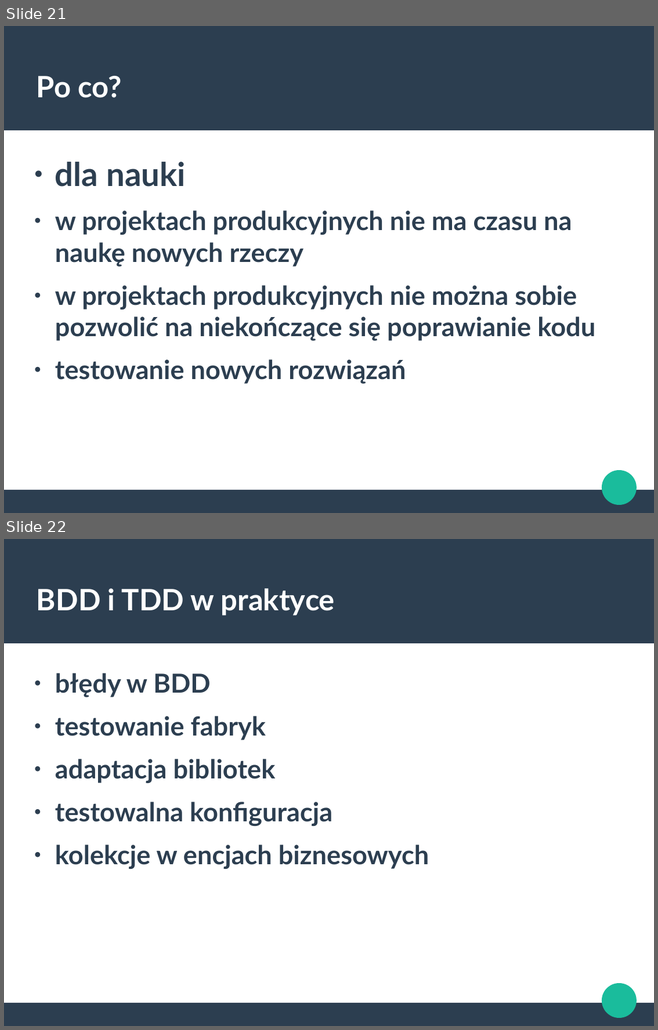
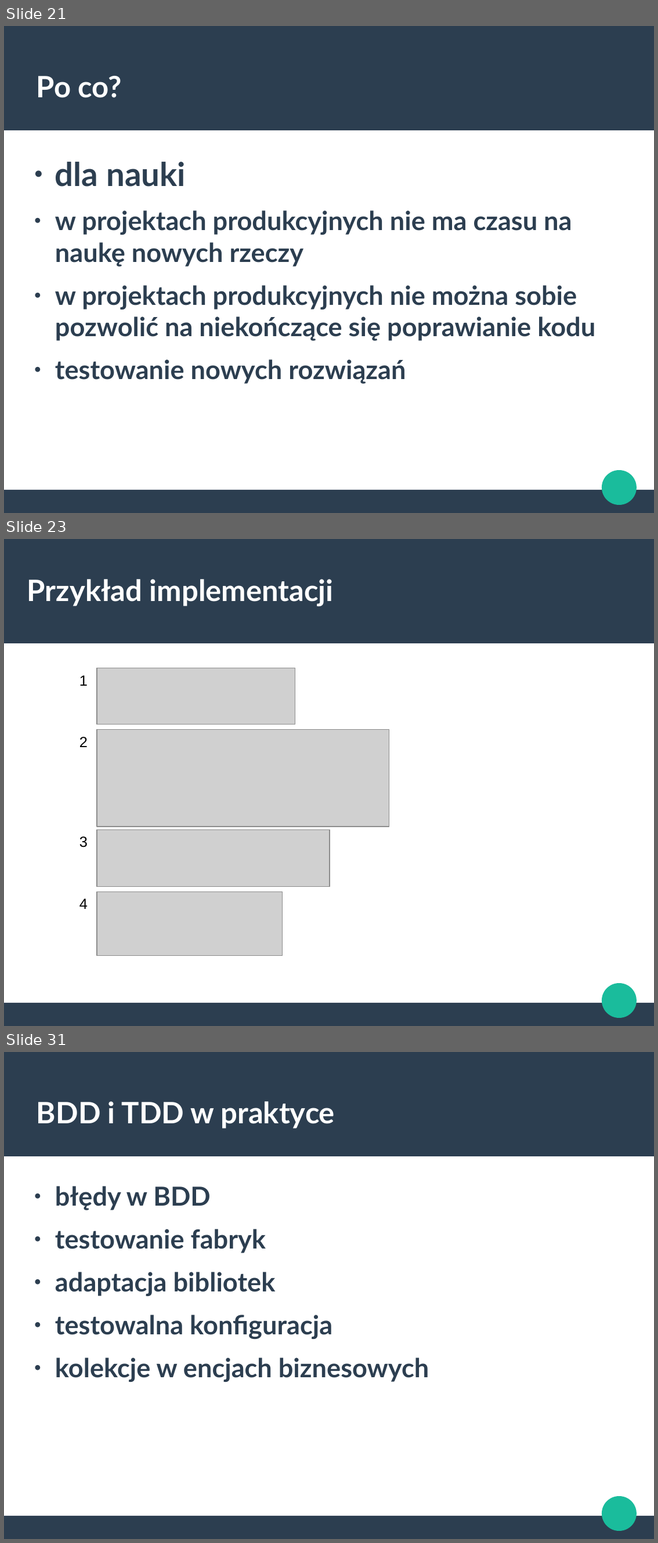
Before and after one commit to bartoszgolek/PHPers, a slide deck: Prezentacja PHPers.odp. Shown one above the other, each under a label of ours: slides 21 and 22 before the commit, slides 21, 23 and 31 after it; the slides between them are not shown. The pictures are 658x1030 and 658x1543 pixels, drawn with LibreOffice and Linux fonts; fonts in the diff are those of the drawing; grey boxes stand for pictures. Boxes give left, top, right and bottom in pixels: in the first picture for what was removed or moved away, otherwise in the second. Text is boxed around its words. In the diff, an @@ line names an element or a change of style, - is before the commit and + after.

```diff
--- a/Prezentacja PHPers.odp
+++ b/Prezentacja PHPers.odp
@@ slide 23 added at (4,539,654,1026), background #FFFFFF; not listed: 3 template elements that a slide beside it also shows @@
@@ title added at (27,579,333,606), 36 pt, text #FFFFFF, bold @@
+Przykład implementacji
@@ text added at (79,675,88,686), 18 pt, text #000000 @@
+1
@@ picture added at (97,668,295,725) @@
@@ picture added at (97,730,389,827) @@
@@ text added at (79,737,88,747), 18 pt, text #000000 @@
+2
@@ picture added at (97,830,329,888) @@
@@ text added at (79,837,88,848), 18 pt, text #000000 @@
+3
@@ text added at (79,899,88,909), 18 pt, text #000000 @@
+4
@@ picture added at (97,892,282,955) @@
@@ what was slide 22 is now slide 31 @@
```
Also in this commit, not shown: 2 slides changed, 14 other slides added, 13 other files.
